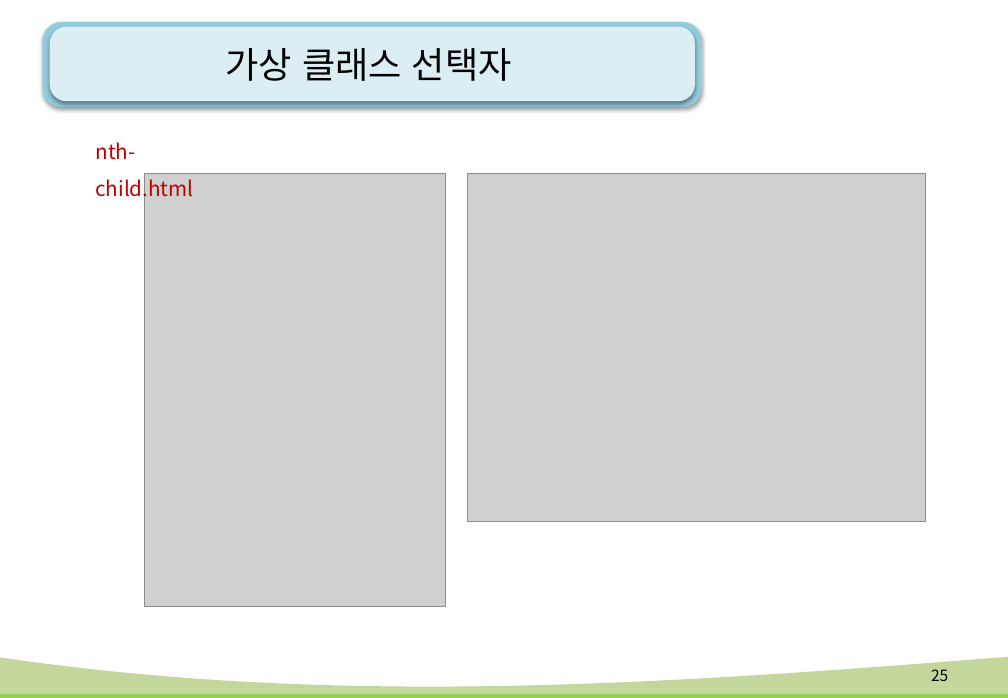
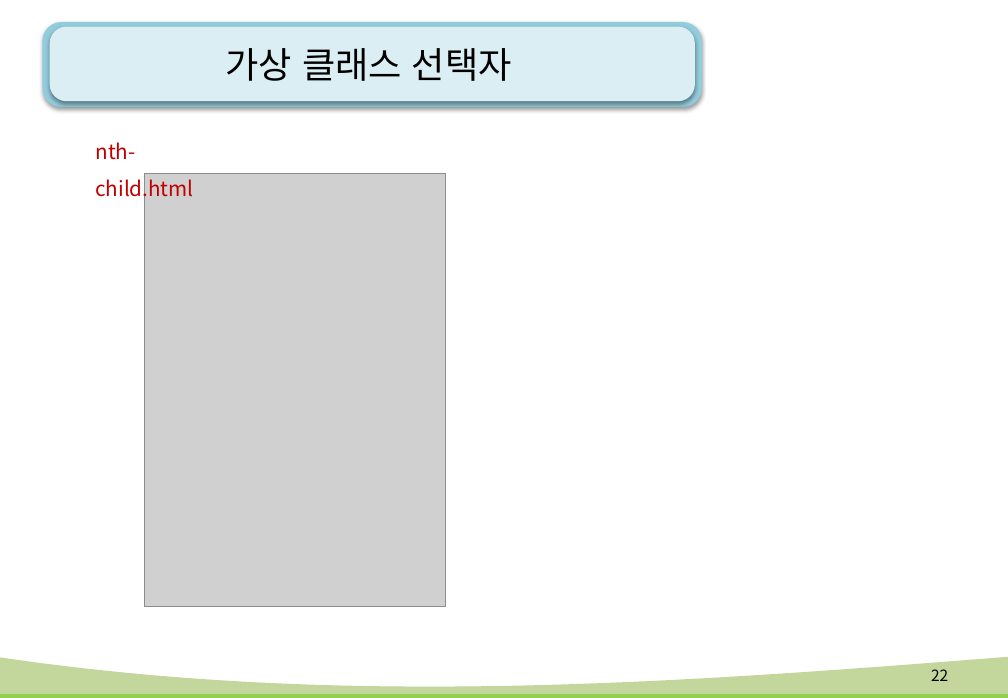
Before and after one commit to kiyongee2/green_project_web, a slide deck: slide 22 of html-css_ppt/9강. css 고급 선택자.pptx (slide 25 before the commit). Drawn at 1008x698 pixels with LibreOffice and Linux fonts; fonts in the diff are those of the drawing; grey boxes stand for pictures; background and template pictures are left out. Boxes give left, top, right and bottom in pixels: in the first picture for what was removed or moved away, otherwise in the second. Text is boxed around its words. In the diff, an @@ line names an element or a change of style, - is before the commit and + after.

```diff
--- a/html-css_ppt/9강. css 고급 선택자.pptx
+++ b/html-css_ppt/9강. css 고급 선택자.pptx
@@ picture removed at (467,173,926,521) @@
@@ page number at (931,669,948,681): text changed @@
-25
+22
```
Also in this commit, not shown: 16 other slides changed, 3 slides removed, 33 other files.
